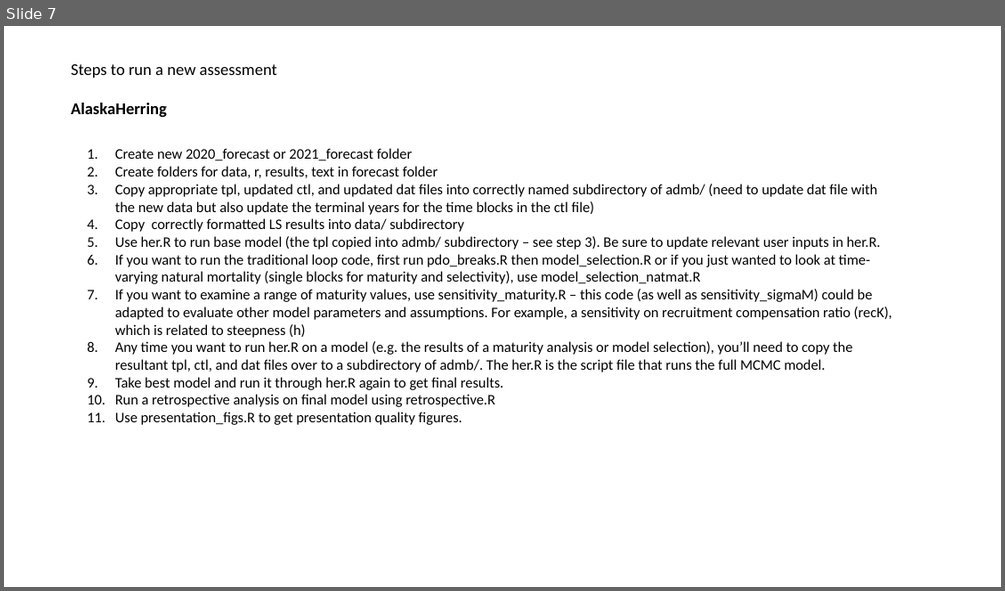
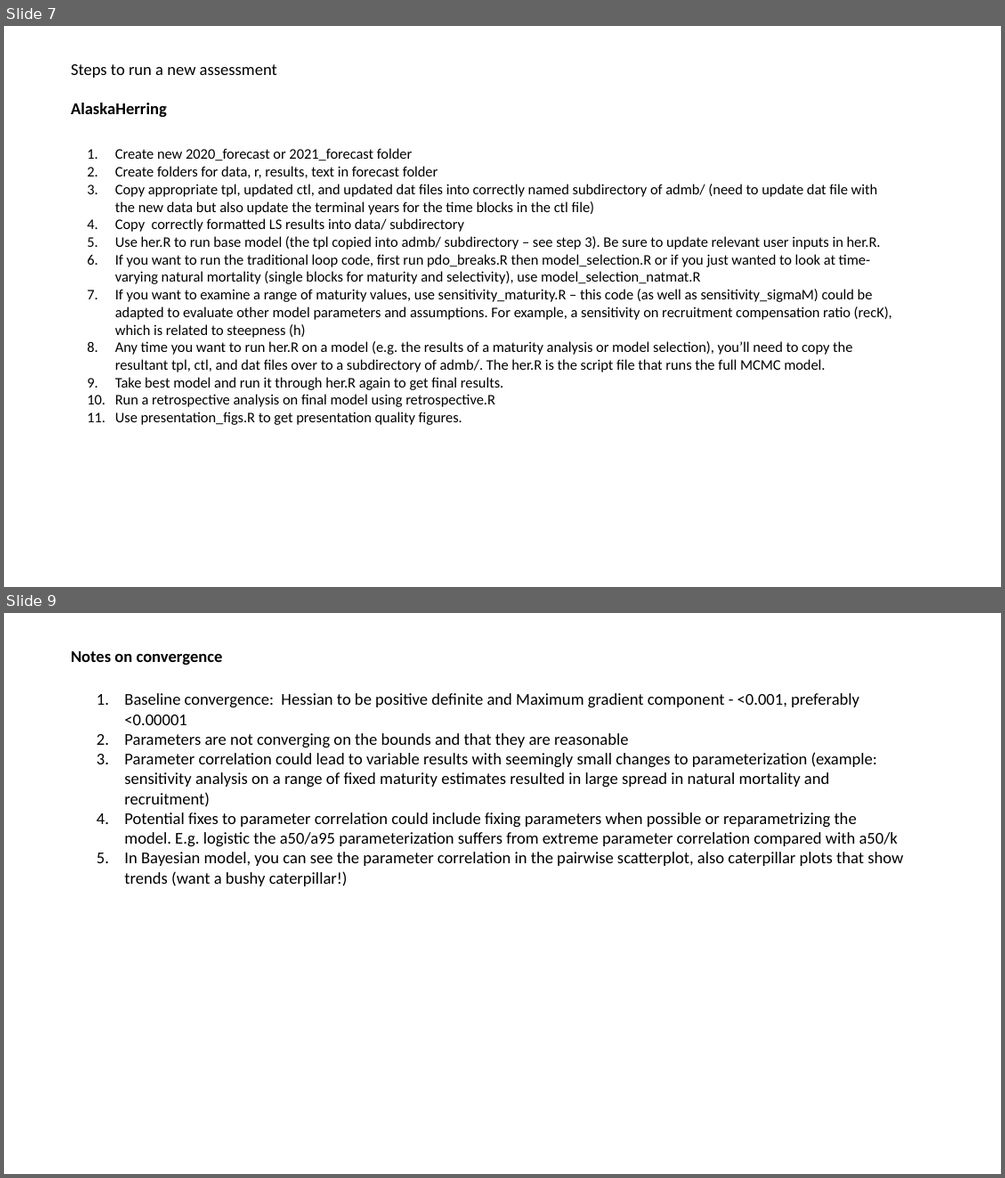
Before and after one commit to commfish/AlaskaHerring, a slide deck: technical_docs/folder_organization.pptx. Shown one above the other, each under a label of ours: slide 7 before the commit, slides 7 and 9 after it; the slides between them are not shown. The pictures are 1005x591 and 1005x1178 pixels, drawn with LibreOffice and Linux fonts; fonts in the diff are those of the drawing. Boxes give left, top, right and bottom in pixels: in the first picture for what was removed or moved away, otherwise in the second. Text is boxed around its words. In the diff, an @@ line names an element or a change of style, - is before the commit and + after.

```diff
--- a/technical_docs/folder_organization.pptx
+++ b/technical_docs/folder_organization.pptx
@@ slide 9 added at (4,613,1001,1174), background #FFFFFF @@
@@ text added at (71,651,223,665), 15.9 pt, text #000000, bold @@
+Notes on convergence
@@ text added at (124,693,903,886), 15.9 pt, text #000000 @@
+1. Baseline convergence: Hessian to be positive definite and Maximum gradient component - <0.001, preferably <0.00001
+2. Parameters are not converging on the bounds and that they are reasonable
+3. Parameter correlation could lead to variable results with seemingly small changes to parameterization (example: sensitivity analysis on a range of fixed maturity estimates resulted in large spread in natural mortality and recruitment)
+4. Potential fixes to parameter correlation could include fixing parameters when possible or reparametrizing the model. E.g. logistic the a50/a95 parameterization suffers from extreme parameter correlation compared with a50/k
+5. In Bayesian model, you can see the parameter correlation in the pairwise scatterplot, also caterpillar plots that show trends (want a bushy caterpillar!)
```
Also in this commit, not shown: 1 slide changed, 1 other file.
